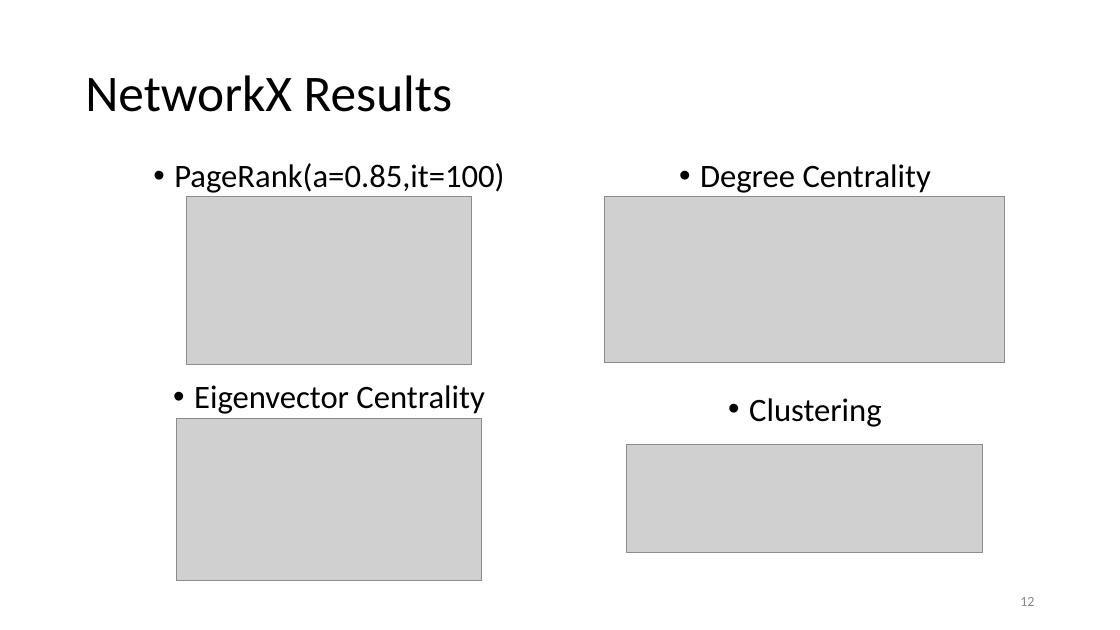
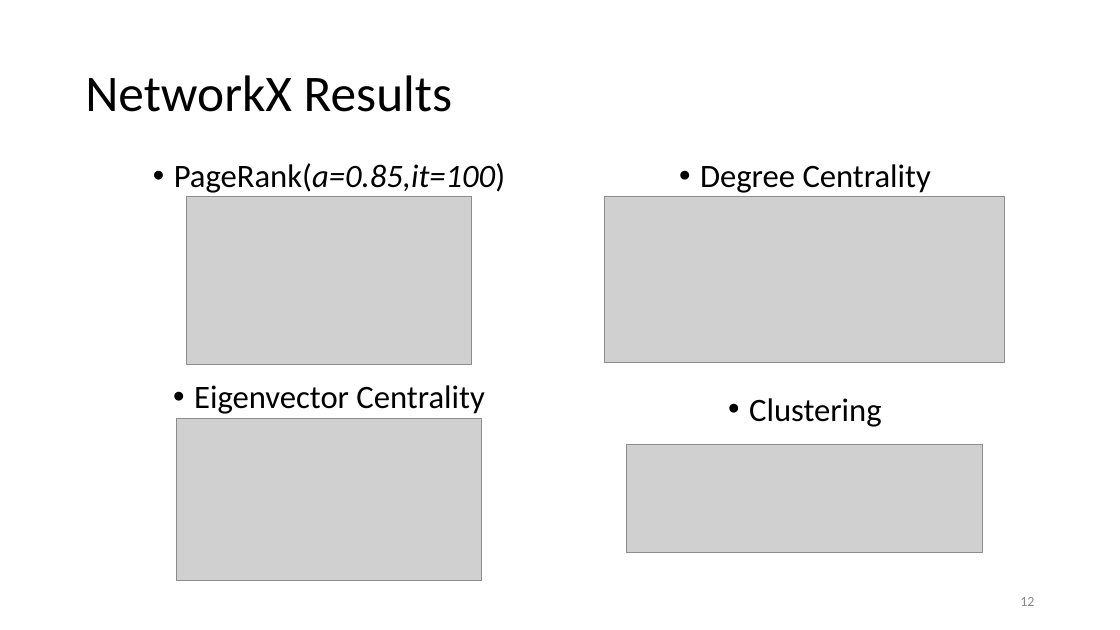
Before and after one commit to MChatzakis/Panama-Papers-Analysis, a slide deck: slide 12 of Presentation/PanamaPapersPresentation.pptx. Drawn at 1120x630 pixels with LibreOffice and Linux fonts; fonts in the diff are those of the drawing; grey boxes stand for pictures. Boxes give left, top, right and bottom in pixels: in the first picture for what was removed or moved away, otherwise in the second. Text is boxed around its words. In the diff, an @@ line names an element or a change of style, - is before the commit and + after.

```diff
--- a/Presentation/PanamaPapersPresentation.pptx
+++ b/Presentation/PanamaPapersPresentation.pptx
@@ text "PageRank(a=0.85,it=100)" at [174, 163, 505, 193]: italic on in "PageRank(a=0.85,it=100)" @@
```
Also in this commit, not shown: 1 other slide changed, 1 other file.
